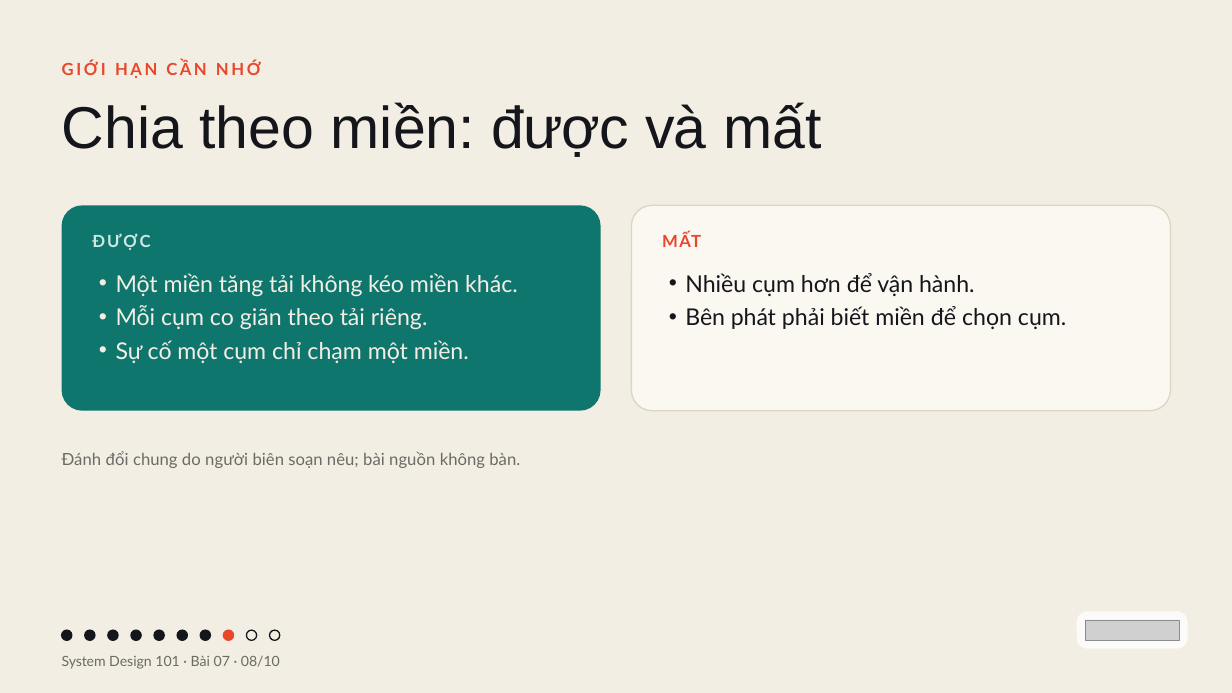
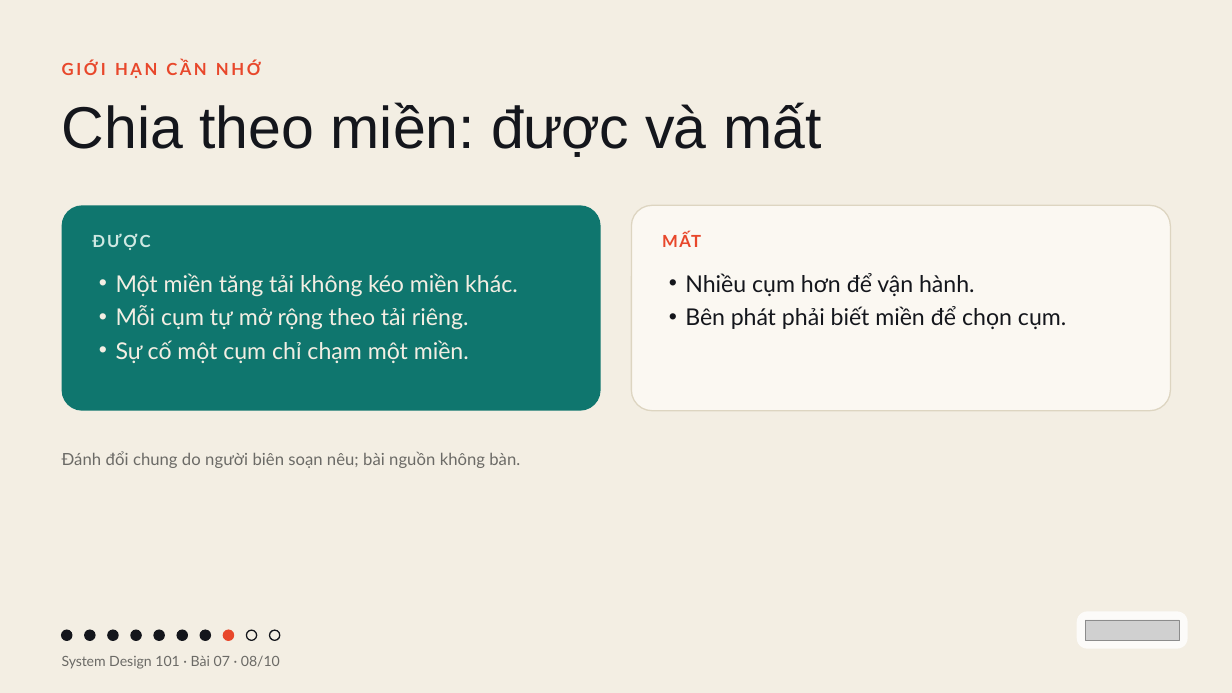
Before and after one commit to vohoailinh90/tool-marketing-studio, a slide deck: slide 8 of system-design-101/vi/lessons/sd-02-007/slides/sd-02-007.pptx. Drawn at 1232x693 pixels with LibreOffice and Linux fonts; fonts in the diff are those of the drawing; grey boxes stand for pictures. Boxes give left, top, right and bottom in pixels: in the first picture for what was removed or moved away, otherwise in the second. Text is boxed around its words. In the diff, an @@ line names an element or a change of style, - is before the commit and + after.

```diff
--- a/system-design-101/vi/lessons/sd-02-007/slides/sd-02-007.pptx
+++ b/system-design-101/vi/lessons/sd-02-007/slides/sd-02-007.pptx
@@ text at (116, 305, 469, 330): text changed @@
-• Mỗi cụm co giãn theo tải riêng.
+• Mỗi cụm tự mở rộng theo tải riêng.
```
Also in this commit, not shown: 2 other slides changed, 8 other files.
